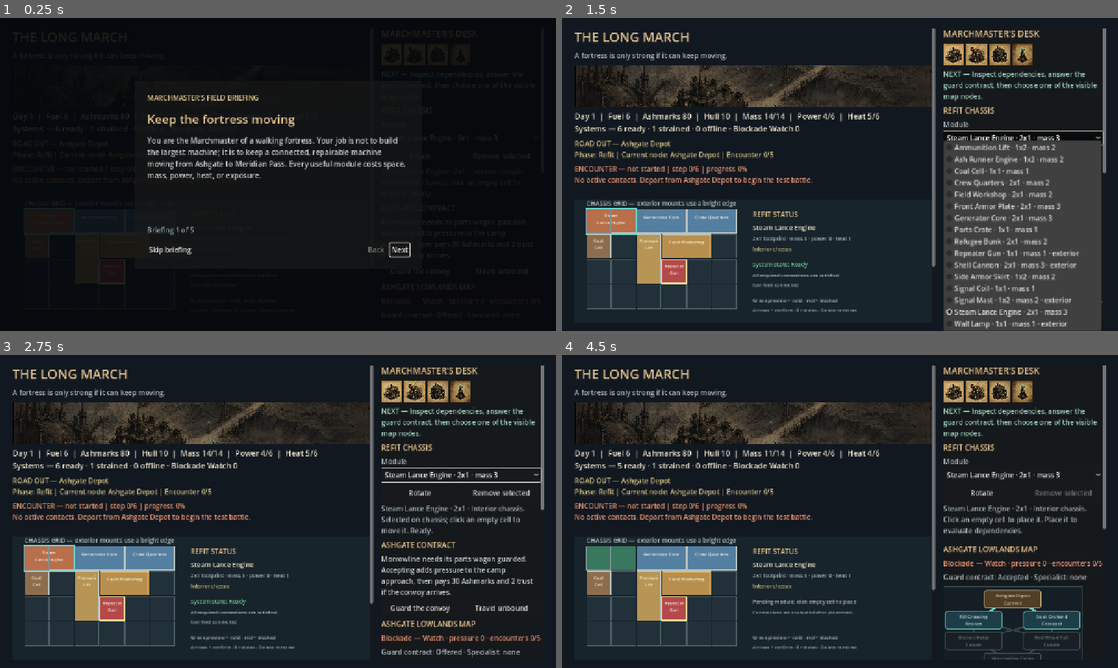
Above: before the commit, frames 1-4 (two rows, left to right).
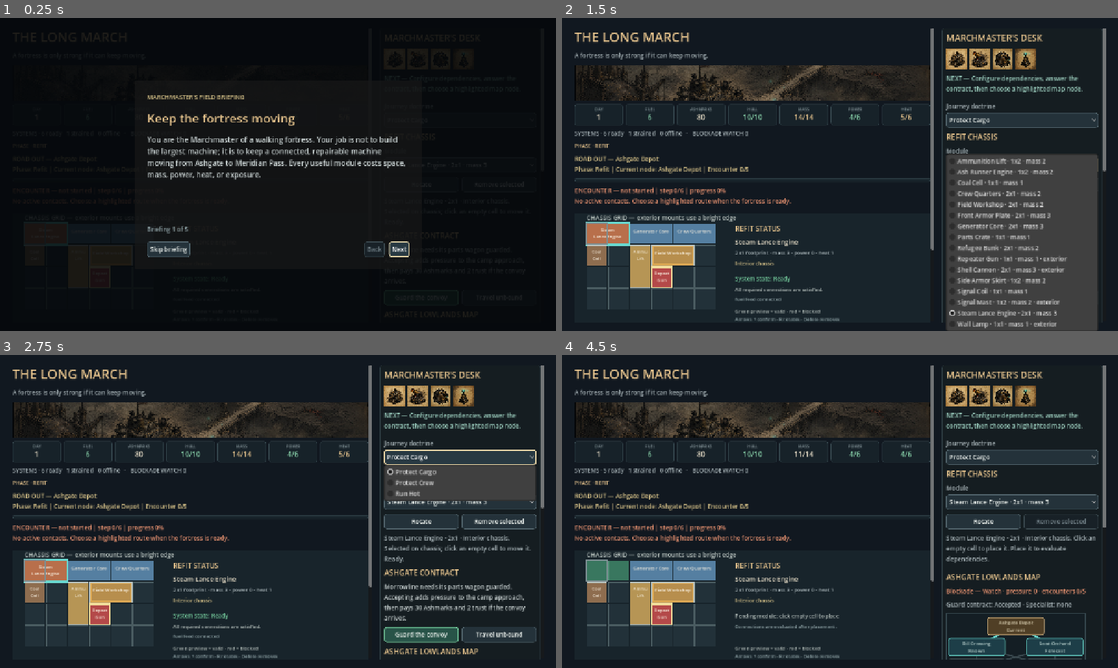
Above: after the commit, the same moments.

Repository: raphaelroshan/the-long-march
Game: Godot game, scene res://scenes/Main.tscn
Two runs of this game, one before a commit and one after it. Both use one fixed random seed, a clock stepped at 60 frames per second and the inputs below.
Inputs (mouse positions are in pixels of both pictures, inside the frame that each line leads up to):
- Up to frame 1 (0.25 s): no input
- Up to frame 2 (1.5 s): click "Skip briefing" at 0.5 s; click "Steam Lance Engine · 2x1 · ma…" at 1.25 s
- Up to frame 3 (2.75 s): click (461, 458) at 2 s, where only the run after the commit has a clickable "Protect Cargo"
- Up to frame 4 (4.5 s): click "Rotate" at 2.75 s; click "Remove selected" at 3.5 s; click "Guard the convoy" at 4.25 s

The runs differ from the first frame. In frame 1, 3.0% of the frame differs, in the area x 4-86%, y 24-87%; in frame 2, 24%; in frame 3, 27%, in the area x 2-98%, y 3-98%; in frame 4, 26%.

Commit message:
Polish alpha playtest interface

Diff:
--- a/src/ui/main.gd
+++ b/src/ui/main.gd
@@ -34,6 +34,7 @@
 ]
 
 var state: LongMarchState
+var metric_labels: Dictionary = {}
 var status_label: Label
 var journey_label: Label
 var encounter_label: Label
@@ -77,6 +78,10 @@
 var save_button: Button
 var load_button: Button
 var guidance_label: Label
+var asset_row: HBoxContainer
+var phase_badge: Label
+var campaign_progress_bar: ProgressBar
+var encounter_progress_bar: ProgressBar
 var how_to_play_button: Button
 var feedback_button: Button
 var onboarding_overlay: Control
@@ -100,7 +105,76 @@
 var selected_module_cell := Vector2i(-1, -1)
 var placement_rotated: bool = false
 
+func _flat_style(background: Color, border: Color, width: int = 1, radius: int = 5, padding: int = 8) -> StyleBoxFlat:
+	var style := StyleBoxFlat.new()
+	style.bg_color = background
+	style.border_color = border
+	style.set_border_width_all(width)
+	style.set_corner_radius_all(radius)
+	style.content_margin_left = padding
+	style.content_margin_right = padding
+	style.content_margin_top = padding
+	style.content_margin_bottom = padding
+	return style
+
+func _create_ui_theme() -> Theme:
+	var ui_theme := Theme.new()
+	ui_theme.default_font_size = 14
+	for control_type in ["Button", "OptionButton"]:
+		ui_theme.set_stylebox("normal", control_type, _flat_style(Color("#24323a"), Color("#50636b"), 1, 5, 7))
+		ui_theme.set_stylebox("hover", control_type, _flat_style(Color("#30434c"), Color("#79cfc3"), 2, 5, 6))
+		ui_theme.set_stylebox("pressed", control_type, _flat_style(Color("#172229"), Color("#e8c58e"), 2, 5, 6))
+		ui_theme.set_stylebox("focus", control_type, _flat_style(Color("#283942"), Color("#f3dfad"), 2, 5, 6))
+		ui_theme.set_stylebox("disabled", control_type, _flat_style(Color("#182127"), Color("#39474d"), 1, 5, 7))
+		ui_theme.set_color("font_color", control_type, Color("#eef3ef"))
+		ui_theme.set_color("font_hover_color", control_type, Color("#ffffff"))
+		ui_theme.set_color("font_pressed_color", control_type, Color("#fff1ce"))
+		ui_theme.set_color("font_focus_color", control_type, Color("#ffffff"))
+		ui_theme.set_color("font_disabled_color", control_type, Color("#718087"))
+	ui_theme.set_stylebox("background", "ProgressBar", _flat_style(Color("#18242b"), Color("#34454c"), 1, 3, 0))
+	ui_theme.set_stylebox("fill", "ProgressBar", _flat_style(Color("#5fae91"), Color("#79cfc3"), 0, 3, 0))
+	ui_theme.set_color("font_color", "ProgressBar", Color("#f1e6cf"))
+	return ui_theme
+
+func _add_metric_chip(parent: HBoxContainer, metric_id: String, title: String, tooltip: String) -> void:
+	var panel := PanelContainer.new()
+	panel.custom_minimum_size = Vector2(92, 48)
+	panel.size_flags_horizontal = Control.SIZE_EXPAND_FILL
+	panel.tooltip_text = tooltip
+	panel.add_theme_stylebox_override("panel", _flat_style(Color("#172229"), Color("#34454c"), 1, 4, 5))
+	var stack := VBoxContainer.new()
+	stack.add_theme_constant_override("separation", 0)
+	panel.add_child(stack)
+	var title_label := Label.new()
+	title_label.text = title.to_upper()
+	title_label.horizontal_alignment = HORIZONTAL_ALIGNMENT_CENTER
+	title_label.add_theme_font_size_override("font_size", 9)
+	title_label.add_theme_color_override("font_color", Color("#89999e"))
+	stack.add_child(title_label)
+	var value_label := Label.new()
+	value_label.text = "—"
+	value_label.horizontal_alignment = HORIZONTAL_ALIGNMENT_CENTER
+	value_label.add_theme_font_size_override("font_size", 16)
+	value_label.add_theme_color_override("font_color", Color("#f1e6cf"))
+	stack.add_child(value_label)
+	metric_labels[metric_id] = value_label
+	parent.add_child(panel)
+
+func _set_metric(metric_id: String, value: String, color: Color = Color("#f1e6cf")) -> void:
+	var label := metric_labels.get(metric_id) as Label
+	if label == null:
+		return
+	label.text = value
+	label.add_theme_color_override("font_color", color)
+
+func _accent_button(button: Button, background: Color, border: Color) -> void:
+	button.add_theme_stylebox_override("normal", _flat_style(background, border, 2, 5, 7))
+	button.add_theme_stylebox_override("hover", _flat_style(background.lightened(0.08), border.lightened(0.12), 2, 5, 7))
+	button.add_theme_stylebox_override("pressed", _flat_style(background.darkened(0.1), Color("#ffffff"), 2, 5, 7))
+	button.add_theme_stylebox_override("focus", _flat_style(background, Color("#ffffff"), 3, 5, 6))
+
 func _ready() -> void:
+	theme = _create_ui_theme()
 	journal = PlaytestJournal.new()
 	_reset_state()
 	_build_ui()
@@ -168,29 +242,55 @@
 	left.add_child(subtitle)
 	var journey_banner := TextureRect.new()
 	journey_banner.texture = JOURNEY_BACKGROUND
-	journey_banner.custom_minimum_size = Vector2(0, 96)
+	journey_banner.custom_minimum_size = Vector2(0, 82)
 	journey_banner.expand_mode = TextureRect.EXPAND_IGNORE_SIZE
 	journey_banner.stretch_mode = TextureRect.STRETCH_KEEP_ASPECT_COVERED
 	journey_banner.modulate = Color(1.0, 1.0, 1.0, 0.78)
 	left.add_child(journey_banner)
 
+	var metric_row := HBoxContainer.new()
+	metric_row.add_theme_constant_override("separation", 6)
+	_add_metric_chip(metric_row, "day", "Day", "Current campaign day. Travel and some local decisions advance time.")
+	_add_metric_chip(metric_row, "fuel", "Fuel", "Routes consume fuel. A connected operational engine is also required.")
+	_add_metric_chip(metric_row, "money", "Ashmarks", "Spend Ashmarks on contracts, specialists, repairs, and supplies.")
+	_add_metric_chip(metric_row, "hull", "Hull", "The run ends if the fortress hull reaches zero at Meridian Pass.")
+	_add_metric_chip(metric_row, "mass", "Mass", "Heavy builds can consume additional fuel on mass-sensitive roads.")
+	_add_metric_chip(metric_row, "power", "Power", "Power draw must not exceed available generation.")
+	_add_metric_chip(metric_row, "heat", "Heat", "Heat above the limit increases route and combat danger.")
+	left.add_child(metric_row)
 	status_label = Label.new()
-	status_label.add_theme_font_size_override("font_size", 18)
-	status_label.add_theme_color_override("font_color", Color("#f1e6cf"))
+	status_label.add_theme_font_size_override("font_size", 13)
+	status_label.add_theme_color_override("font_color", Color("#aab6ba"))
 	left.add_child(status_label)
+	phase_badge = Label.new()
+	phase_badge.add_theme_font_size_override("font_size", 12)
+	phase_badge.add_theme_color_override("font_color", Color("#e8c58e"))
+	left.add_child(phase_badge)
 	journey_label = Label.new()
 	journey_label.autowrap_mode = TextServer.AUTOWRAP_WORD_SMART
 	journey_label.custom_minimum_size = Vector2(740, 42)
 	journey_label.add_theme_color_override("font_color", Color("#d8c389"))
 	left.add_child(journey_label)
+	campaign_progress_bar = ProgressBar.new()
+	campaign_progress_bar.max_value = 5
+	campaign_progress_bar.show_percentage = false
+	campaign_progress_bar.custom_minimum_size = Vector2(0, 8)
+	campaign_progress_bar.tooltip_text = "Secured encounters in the five-encounter Ashgate Lowlands chapter."
+	left.add_child(campaign_progress_bar)
 	encounter_label = Label.new()
 	encounter_label.autowrap_mode = TextServer.AUTOWRAP_WORD_SMART
-	encounter_label.custom_minimum_size = Vector2(740, 72)
+	encounter_label.custom_minimum_size = Vector2(740, 54)
 	encounter_label.add_theme_color_override("font_color", Color("#e89270"))
 	left.add_child(encounter_label)
+	encounter_progress_bar = ProgressBar.new()
+	encounter_progress_bar.max_value = 100
+	encounter_progress_bar.show_percentage = false
+	encounter_progress_bar.custom_minimum_size = Vector2(0, 7)
+	encounter_progress_bar.tooltip_text = "Progress through the current six-step encounter."
+	left.add_child(encounter_progress_bar)
 
 	fortress_panel = FortressPanel.new()
-	fortress_panel.custom_minimum_size = Vector2(760, 300)
+	fortress_panel.custom_minimum_size = Vector2(760, 260)
 	fortress_panel.state = state
 	fortress_panel.grid_cell_pressed.connect(_on_grid_cell_pressed)
 	fortress_panel.rotate_requested.connect(_on_rotate_pressed)
@@ -209,12 +309,13 @@
 	left.add_child(log_label)
 
 	var right_scroll := ScrollContainer.new()
-	right_scroll.custom_minimum_size = Vector2(350, 0)
+	right_scroll.custom_minimum_size = Vector2(370, 0)
 	right_scroll.size_flags_vertical = Control.SIZE_EXPAND_FILL
 	right_scroll.horizontal_scroll_mode = ScrollContainer.SCROLL_MODE_DISABLED
 	columns.add_child(right_scroll)
 	var right := PanelContainer.new()
-	right.custom_minimum_size = Vector2(350, 760)
+	right.custom_minimum_size = Vector2(370, 760)
+	right.add_theme_stylebox_override("panel", _flat_style(Color("#151d21"), Color("#2c3a40"), 1, 6, 10))
 	right_scroll.add_child(right)
 	var controls := VBoxContainer.new()
 	controls.add_theme_constant_override("separation", 10)
@@ -225,7 +326,7 @@
 	control_title.add_theme_font_size_override("font_size", 20)
 	control_title.add_theme_color_override("font_color", Color("#e8c58e"))
 	controls.add_child(control_title)
-	var asset_row := HBoxContainer.new()
+	asset_row = HBoxContainer.new()
 	asset_row.add_theme_constant_override("separation", 5)
 	for asset in [ENGINE_ICON, CANNON_ICON, WORKSHOP_ICON, SIGNAL_ICON]:
 		var icon := TextureRect.new()
@@ -240,6 +341,14 @@
 	guidance_label.custom_minimum_size = Vector2(320, 54)
 	guidance_label.add_theme_color_override("font_color", Color("#9fd2c2"))
 	controls.add_child(guidance_label)
+
+	doctrine_option = OptionButton.new()
+	for doctrine_id in ["protect_cargo", "protect_crew", "run_hot"]:
+		doctrine_option.add_item(doctrine_id.replace("_", " ").capitalize())
+		doctrine_option.set_item_metadata(doctrine_option.item_count - 1, doctrine_id)
+	doctrine_option.item_selected.connect(_on_departure_option_changed)
+	doctrine_group = _labeled_control("Journey doctrine", doctrine_option)
+	controls.add_child(doctrine_group)
 
 	refit_title = Label.new()
 	refit_title.text = "REFIT CHASSIS"
@@ -327,6 +436,7 @@
 	contract_accept_button.text = "Guard the convoy"
 	contract_accept_button.size_flags_horizontal = Control.SIZE_EXPAND_FILL
 	contract_accept_button.pressed.connect(_on_guard_contract_pressed.bind(true))
+	_accent_button(contract_accept_button, Color("#285348"), Color("#73c99b"))
 	contract_actions.add_child(contract_accept_button)
 	contract_decline_button = Button.new()
 	contract_decline_button.text = "Travel unbound"
@@ -381,13 +491,6 @@
 	route_group = _labeled_control("Route", route_option)
 	controls.add_child(route_group)
 
-	doctrine_option = OptionButton.new()
-	for doctrine_id in ["protect_cargo", "protect_crew", "run_hot"]:
-		doctrine_option.add_item(doctrine_id.replace("_", " ").capitalize())
-		doctrine_option.set_item_metadata(doctrine_option.item_count - 1, doctrine_id)
-	doctrine_option.item_selected.connect(_on_departure_option_changed)
-	doctrine_group = _labeled_control("Journey doctrine", doctrine_option)
-	controls.add_child(doctrine_group)
 	route_preview_label = Label.new()
 	route_preview_label.autowrap_mode = TextServer.AUTOWRAP_WORD_SMART
 	route_preview_label.custom_minimum_size = Vector2(320, 64)
@@ -404,6 +507,7 @@
 	advance_encounter_button.text = "Advance journey battle"
 	advance_encounter_button.tooltip_text = "Resolve one readable encounter step."
 	advance_encounter_button.pressed.connect(_on_advance_encounter_pressed)
+	_accent_button(advance_encounter_button, Color("#593e28"), Color("#e8c58e"))
 	controls.add_child(advance_encounter_button)
 
 	intervention_title = Label.new()
@@ -1066,17 +1170,19 @@
 	remove_button.disabled = not state.can_refit() or selected_installed.is_empty()
 	var is_refit_phase := state.phase in ["refit", "settlement"]
 	var is_battle_phase := state.phase in ["battle", "final_battle"]
+	asset_row.visible = state.phase in ["refit", "battle", "final_battle"]
 	match state.phase:
 		"refit":
-			guidance_label.text = "NEXT — Inspect dependencies, answer the guard contract, then choose one of the visible map nodes."
+			guidance_label.text = "NEXT — Configure dependencies, answer the contract, then choose a highlighted map node."
 		"map":
-			guidance_label.text = "NEXT — Resolve any local decision, compare the forward nodes, then commit to the next road."
+			guidance_label.text = "NEXT — Resolve any local decision, then compare and choose a cyan map node."
 		"battle", "final_battle":
 			guidance_label.text = "NEXT — Advance one step, read each target and causal line, then spend at most one emergency order."
 		"settlement":
 			guidance_label.text = "NEXT — Spend up to two service actions, refit around the damage, then choose a doctrine for Meridian Pass."
 		"results":
 			guidance_label.text = "RUN COMPLETE — Inspect the surviving systems, then save a local playtest feedback bundle while the decisions are fresh."
+	phase_badge.text = "PHASE · %s" % state.phase.replace("_", " ").to_upper()
 	refit_title.visible = is_refit_phase
 	module_group.visible = is_refit_phase
 	refit_actions.visible = is_refit_phase
@@ -1122,7 +1228,21 @@
 	else:
 		route_preview_label.text = "On the road — risk %.0f%%, pressure %d, doctrine %s." % [state.current_route_risk * 100.0, state.encounter_pressure, state.encounter_target_doctrine.replace("_", " ").capitalize()]
 	var dependencies: Dictionary = snapshot.dependencies
-	status_label.text = "Day %d  |  Fuel %d  |  Ashmarks %d  |  Hull %d  |  Mass %d/%d  |  Power %d/%d  |  Heat %d/%d\nSystems — %d ready · %d strained · %d offline%s" % [snapshot.day, snapshot.fuel, snapshot.money, snapshot.hull_condition, snapshot.mass, snapshot.mass_limit, snapshot.power_draw, snapshot.power_output, snapshot.heat, snapshot.heat_limit, int(dependencies.ready), int(dependencies.strained), int(dependencies.offline), " · Blockade %s %d" % [state.campaign_pressure_band().capitalize(), state.campaign_pressure] if state.campaign_active else ""]
+	var safe_color := Color("#8bd6ad")
+	var warning_color := Color("#e8c58e")
+	var danger_color := Color("#ef8375")
+	_set_metric("day", str(snapshot.day))
+	_set_metric("fuel", str(snapshot.fuel), danger_color if snapshot.fuel <= 2 else (warning_color if snapshot.fuel <= 4 else safe_color))
+	_set_metric("money", str(snapshot.money))
+	_set_metric("hull", "%d/10" % snapshot.hull_condition, danger_color if snapshot.hull_condition <= 3 else (warning_color if snapshot.hull_condition <= 6 else safe_color))
+	_set_metric("mass", "%d/%d" % [snapshot.mass, snapshot.mass_limit], danger_color if snapshot.mass > snapshot.mass_limit else (warning_color if snapshot.mass >= snapshot.mass_limit else Color("#f1e6cf")))
+	_set_metric("power", "%d/%d" % [snapshot.power_draw, snapshot.power_output], danger_color if snapshot.power_draw > snapshot.power_output else safe_color)
+	_set_metric("heat", "%d/%d" % [snapshot.heat, snapshot.heat_limit], danger_color if snapshot.heat > snapshot.heat_limit else (warning_color if snapshot.heat >= snapshot.heat_limit - 1 else safe_color))
+	status_label.text = "SYSTEMS · %d ready   %d strained   %d offline%s" % [int(dependencies.ready), int(dependencies.strained), int(dependencies.offline), "   ·   BLOCKADE %s %d" % [state.campaign_pressure_band().to_upper(), state.campaign_pressure] if state.campaign_active else ""]
+	campaign_progress_bar.visible = state.campaign_active
+	campaign_progress_bar.value = state.campaign_encounters_completed
+	encounter_progress_bar.visible = is_battle_phase
+	encounter_progress_bar.value = state.encounter_progress * 100.0
 	var route_name := String(LongMarchState.ROUTES.get(state.journey_route, {}).get("name", "Meridian Pass" if state.journey_route == "meridian_pass" else "not chosen"))
 	if state.campaign_active:
 		var path_names: Array[String] = []
@@ -1147,14 +1267,14 @@
 	if state.phase == "results":
 		encounter_label.text = "RUN RESULT — %s\nDay %d · Hull %d/10 · Ashmarks %d · Trust %d · Contract %s · %d systems offl …(215 unchanged characters)…
 	else:
-		encounter_label.text = "ENCOUNTER — %s | step %d/6 | progr …(251 unchanged characters)… es.is_empty() else "No active contacts. Depart from Ashgate Depot to begin the test battle."]
+		encounter_label.text = "ENCOUNTER — %s | step %d/6 | progr …(251 unchanged characters)… es.is_empty() else "No active contacts. Choose a highlighted route when the fortress is ready."]
 	var recent: Array[String] = []
 	var start := maxi(0, state.log.size() - 4)
 	for index in range(start, state.log.size()):
 		recent.append(state.log[index])
-	log_label.text = "Log: " + (" | ".join(recent) if not recent.is_empty() else "The crew is waiting for a route order.")
+	log_label.text = "RECENT ORDERS & DAMAGE\n• " + ("\n• ".join(recent) if not recent.is_empty() else "The crew is waiting for a route order.")
 	if event_label.text.is_empty():
-		event_label.text = "Refit at Ashgate: choose a module, click the chassis to place or select it, then depart when the machine is ready."
+		event_label.text = "Ashgate is ready. Inspect the chassis, answer the contract, then choose a highlighted map node."
 	fortress_panel.state = state
 	fortress_panel.placement_module_id = selected_module_id
 	fortress_panel.placement_rotated = placement_rotated
@@ -1167,7 +1287,7 @@
 	signal remove_requested
 
 	var state: LongMarchState
-	const CELL := 58.0
+	const CELL := 50.0
 	const ORIGIN := Vector2(28, 22)
 	var placement_module_id: String = ""
 	var placement_rotated: bool = false
@@ -1268,7 +1388,7 @@
 				draw_rect(Rect2(ORIGIN + Vector2(cell.x * CELL, cell.y * CELL), Vector2(CELL - 3, CELL - 3)), color, true)
 
 	func _draw_refit_details() -> void:
-		var x := 410.0
+		var x := 370.0
 		draw_string(ThemeDB.fallback_font, Vector2(x, 40), "REFIT STATUS" if state != null and state.can_refit() else "SYSTEM STATUS", HORIZONTAL_ALIGNMENT_LEFT, 300, 16, Color("#e8c58e"))
 		if state == null or placement_module_id.is_empty():
 			return
@@ -1291,10 +1411,10 @@
 			draw_string(ThemeDB.fallback_font, Vector2(x, 154), "Pending module: click empty cell to place", HORIZONTAL_ALIGNMENT_LEFT, 320, 12, Color("#b9c3bf"))
 			draw_string(ThemeDB.fallback_font, Vector2(x, 178), "Connections are evaluated after placement.", HORIZONTAL_ALIGNMENT_LEFT, 320, 11, Color("#8fa3a7"))
 		if state.can_refit():
-			draw_string(ThemeDB.fallback_font, Vector2(x, 236), "Green preview = valid · red = blocked", HORIZONTAL_ALIGNMENT_LEFT, 320, 11, Color("#b9c3bf"))
-			draw_string(ThemeDB.fallback_font, Vector2(x, 258), "Arrows + confirm · R rotates · Delete removes", HORIZONTAL_ALIGNMENT_LEFT, 320, 11, Color("#8fa3a7"))
+			draw_string(ThemeDB.fallback_font, Vector2(x, 228), "Green preview = valid · red = blocked", HORIZONTAL_ALIGNMENT_LEFT, 320, 11, Color("#b9c3bf"))
+			draw_string(ThemeDB.fallback_font, Vector2(x, 246), "Arrows + confirm · R rotates · Delete removes", HORIZONTAL_ALIGNMENT_LEFT, 320, 11, Color("#8fa3a7"))
 		else:
-			draw_string(ThemeDB.fallback_font, Vector2(x, 236), "Select another module to inspect battle damage.", HORIZONTAL_ALIGNMENT_LEFT, 320, 11, Color("#b9c3bf"))
+			draw_string(ThemeDB.fallback_font, Vector2(x, 228), "Select another module to inspect battle damage.", HORIZONTAL_ALIGNMENT_LEFT, 320, 11, Color("#b9c3bf"))
 
 	func _draw() -> void:
 		draw_rect(Rect2(Vector2.ZERO, size), Color("#18242b"), true)
--- a/tests/test_prototype_flow.gd
+++ b/tests/test_prototype_flow.gd
@@ -59,6 +59,7 @@
 		await process_frame
 	_expect(not game.onboarding_overlay.visible and FileAccess.file_exists(onboarding_path), "completing onboarding should dismiss it and persist the choice")
 	_expect(game.state.phase == "refit", "prototype should begin in Ashgate refit")
+	_expect(game.metric_labels.size() == 7 and game.metric_labels["fuel"].text == "6", "the HUD should expose the seven core operating resources")
 	_expect(game.campaign_map.visible and game.campaign_node_buttons.size() == 9, "the campaign should render the full authored node graph")
 	_expect(game.campaign_map.status_for("ashgate_depot") == "current", "the map should mark Ashgate as the current node")
 	_expect(game.campaign_map.status_for("rill_crossing") == "blocked" and game.campaign_map.status_for("soot_orchard") == "blocked", "the opening roads should visibly wait for the contract decision")
@@ -71,7 +72,9 @@
 	_expect(game.campaign_map.detail_label.text.contains("Known route"), "keyboard or controller focus should expose the same route detail as mouse hover")
 	await _press_campaign_node("rill_crossing")
 	_expect(game.state.phase == "battle", "the first map choice should begin a road encounter")
+	_expect(game.encounter_progress_bar.visible, "battle state should expose encounter progress")
 	await _advance_until_phase("map")
+	_expect(int(game.campaign_progress_bar.value) == 1, "the region progress bar should advance after a secured encounter")
 	_expect(game.campaign_map.status_for("rill_crossing") == "current" and game.campaign_map.status_for("ashgate_depot") == "secured", "the map should retain the secured route and move the current marker")
 	await _press_campaign_node("broken_relay")
 	await _advance_until_phase("map")
Not shown, changed: README.md
